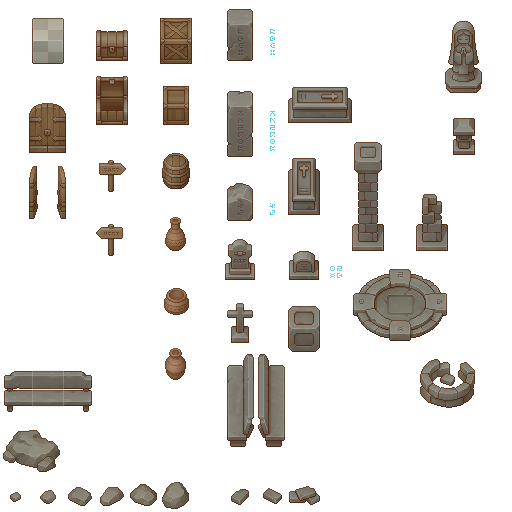
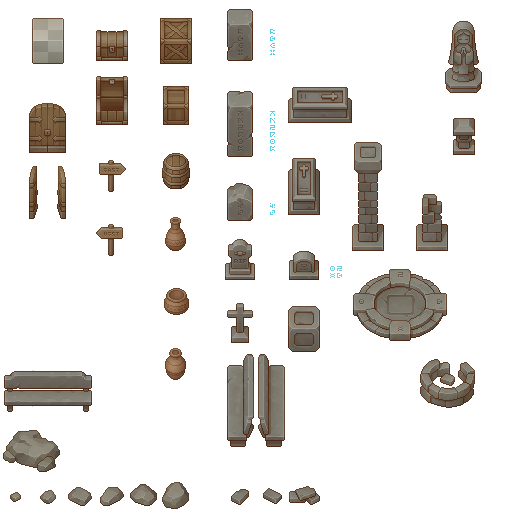
Two versions of the same layered image (512px x 512px). Layer-by-layer changes:
painted on "Sichtbar #1" over box(15, 370, 84, 407)
